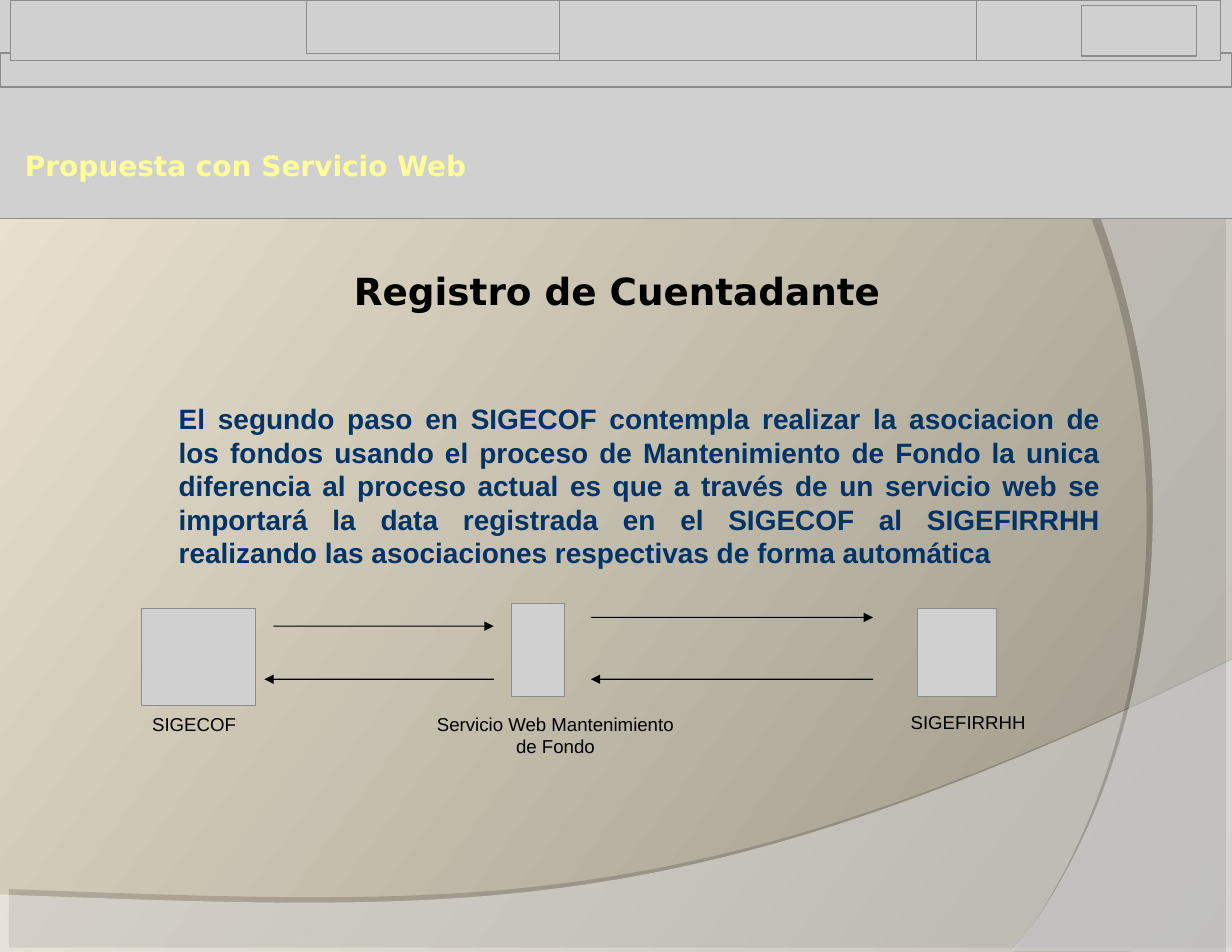
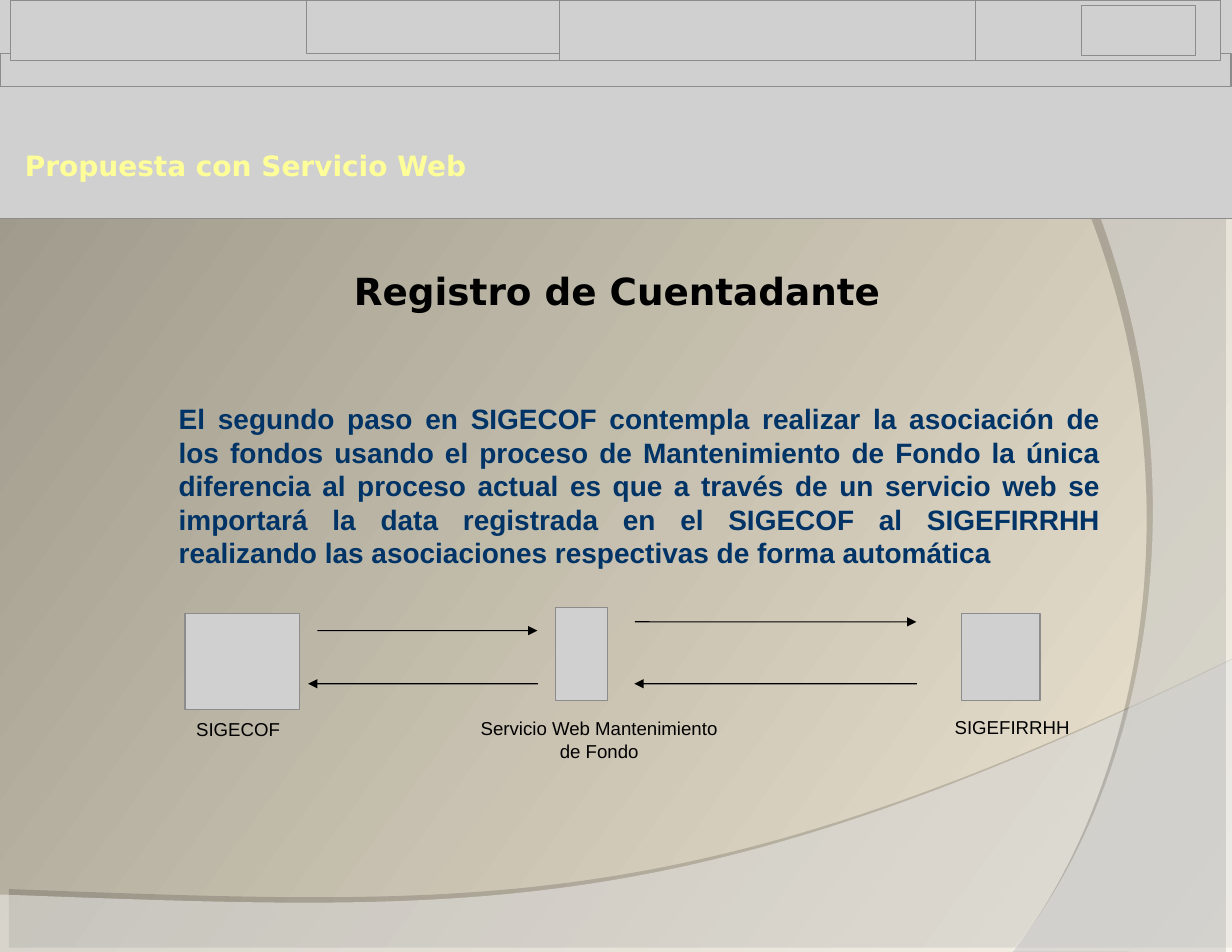
Before and after one commit to alisira/sgf, a slide deck: slide 9 of SOPORTE/Integracion_Sigefirrhh_Sigecof.ppt. Drawn at 1232x952 pixels with LibreOffice and Linux fonts; fonts in the diff are those of the drawing; grey boxes stand for pictures; background and template pictures are left out. Boxes give left, top, right and bottom in pixels: in the first picture for what was removed or moved away, otherwise in the second. Text is boxed around its words. In the diff, an @@ line names an element or a change of style, - is before the commit and + after.

```diff
--- a/SOPORTE/Integracion_Sigefirrhh_Sigecof.ppt
+++ b/SOPORTE/Integracion_Sigefirrhh_Sigecof.ppt
@@ background gradient #9A9487 to #EFE7D3 to gradient #EFE7D3 to #9A9487 @@
@@ text at [179, 408, 1100, 569]: text changed @@
-El segundo paso en SIGECOF contempla realizar la asociacion de los fondos usando el proceso de Mantenimiento de Fondo la unica diferencia al proceso actual es que a través de un servicio web se importará la data registrada en el SIGECOF al SIGEFIRRHH realizando las asociaciones respectivas de forma automática
+El segundo paso en SIGECOF contempla realizar la asociación de los fondos usando el proceso de Mantenimiento de Fondo la única diferencia al proceso actual es que a través de un servicio web se importará la data registrada en el SIGECOF al SIGEFIRRHH realizando las asociaciones respectivas de forma automática
@@ 4 arrows, 3 pictures, 3 texts: place and size @@
-4 arrows, 3 pictures, 3 texts at [141, 604, 1026, 753]
+4 arrows, 3 pictures, 3 texts at [185, 608, 1070, 758]
```
Also in this commit, not shown: 22 other slides changed, 4 other files.
